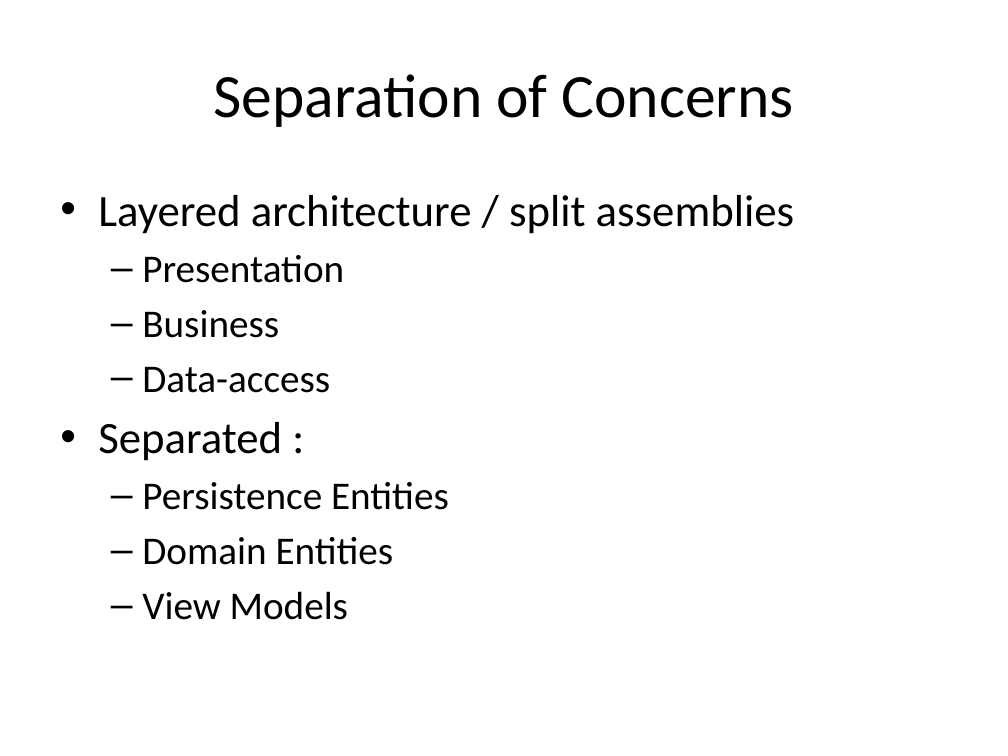
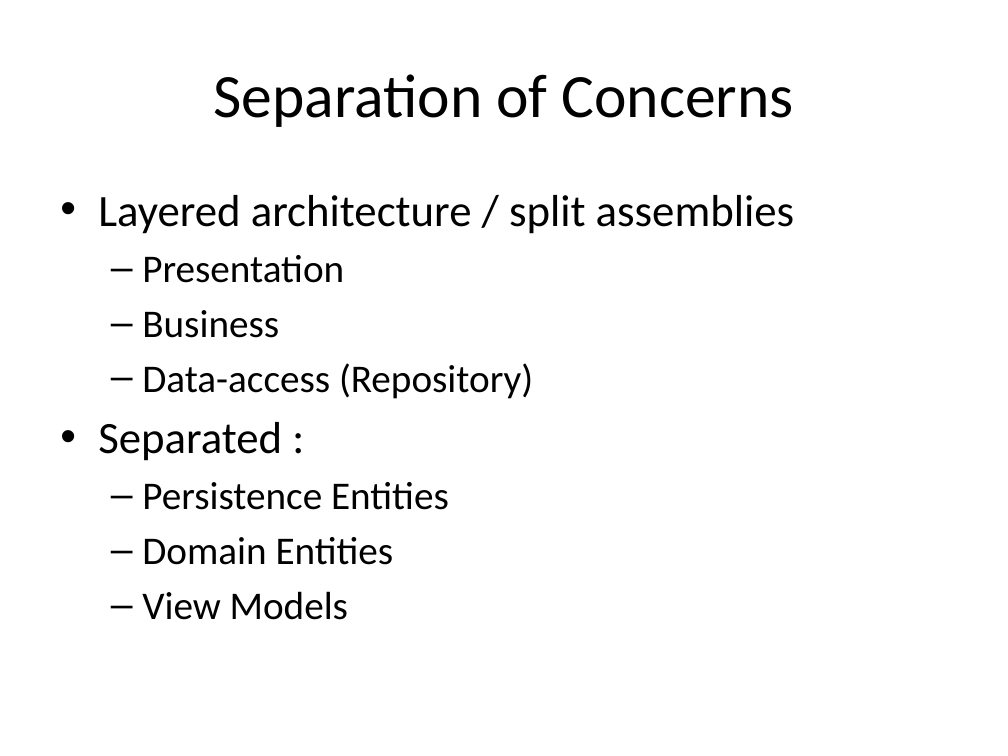
Before and after one commit to tsimbalar/DependencyInjectionTheRightWay, a slide deck: slide 13 of Dependency Injection - the right way.pptx (slide 14 before the commit). Drawn at 1008x756 pixels with LibreOffice and Linux fonts; fonts in the diff are those of the drawing. Boxes give left, top, right and bottom in pixels: in the first picture for what was removed or moved away, otherwise in the second. Text is boxed around its words. In the diff, an @@ line names an element or a change of style, - is before the commit and + after.

```diff
--- a/Dependency Injection - the right way.pptx
+++ b/Dependency Injection - the right way.pptx
@@ text at [142, 363, 533, 399]: text changed @@
-  – Data-access
+  – Data-access (Repository)
```
Also in this commit, not shown: 14 other slides changed, 1 slide removed.
